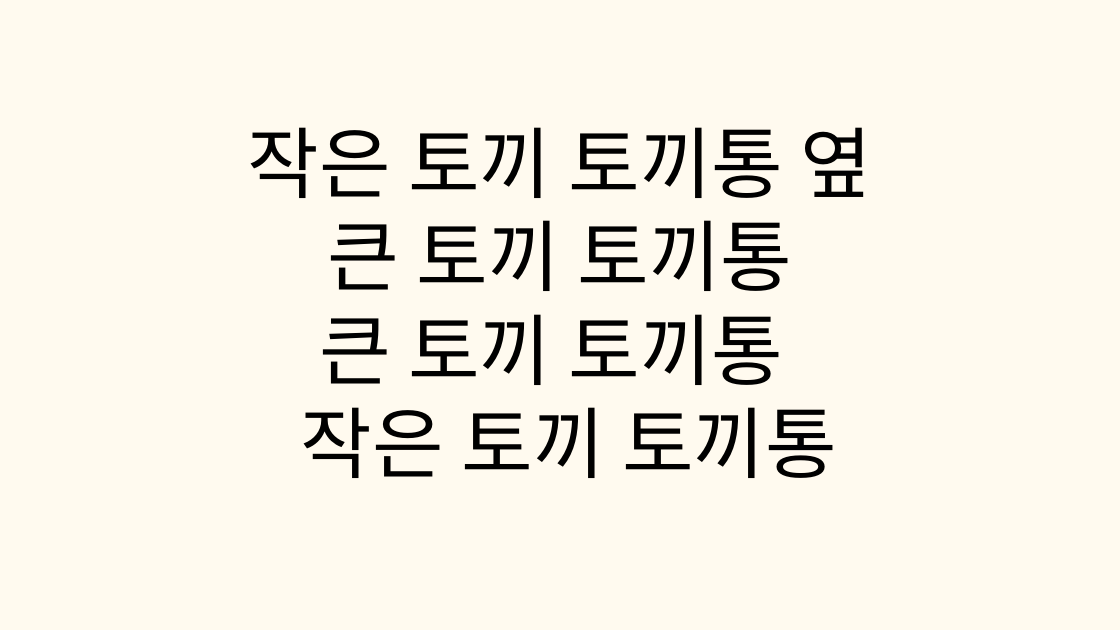
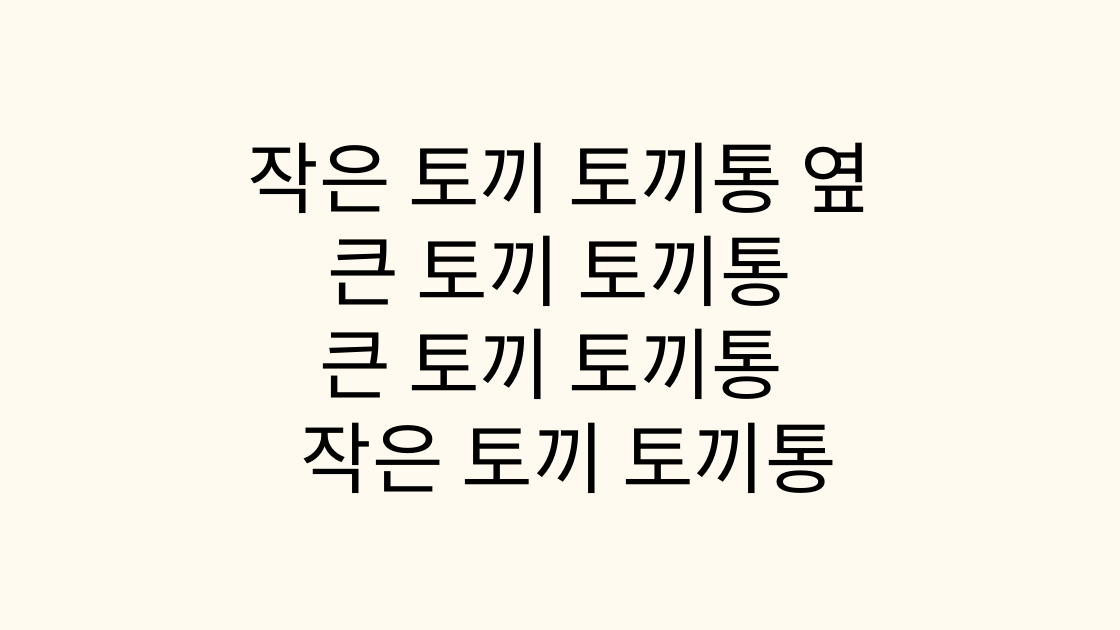
Before and after one commit to tkdgns25300/sunday_play, a slide deck: slide 12 of public/downloads/games/tongue-twister/rules.pptx (slide 11 before the commit). Drawn at 1120x630 pixels with LibreOffice and Linux fonts; fonts in the diff are those of the drawing. Boxes give left, top, right and bottom in pixels: in the first picture for what was removed or moved away, otherwise in the second. Text is boxed around its words. In the diff, an @@ line names an element or a change of style, - is before the commit and + after.

```diff
--- a/public/downloads/games/tongue-twister/rules.pptx
+++ b/public/downloads/games/tongue-twister/rules.pptx
@@ text "작은 토끼 토끼통 옆": place and size @@
-text "작은 토끼 토끼통 옆" at (248,127,873,478)
+text "작은 토끼 토끼통 옆" at (248,142,873,493)
@@ text "작은 토끼 토끼통 옆" at (248,142,873,493): font Arial to Noto Sans CJK KR @@
```
Also in this commit, not shown: 17 other slides changed, 3 slides added, 2 slides removed, 3 other files.
